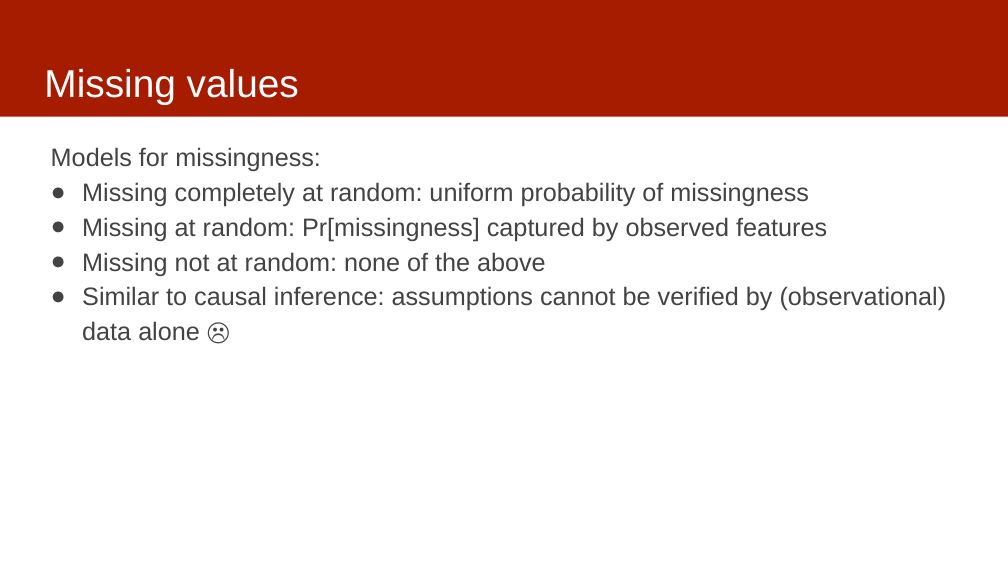
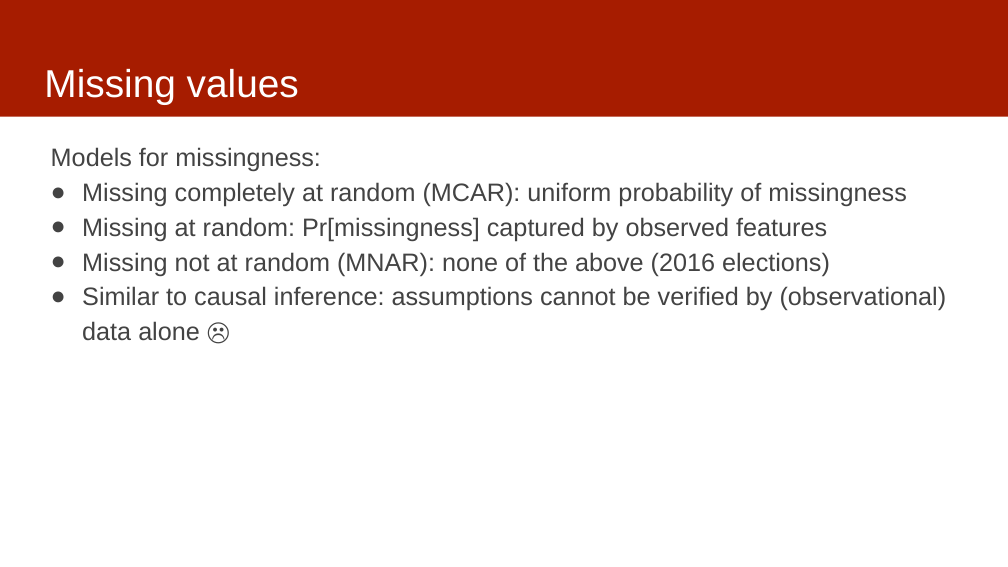
Before and after one commit to dssg/MLinPractice, a slide deck: slide 29 of Lectures/Lecture7-Features.pptx (slide 27 before the commit). Drawn at 1008x567 pixels with LibreOffice and Linux fonts; fonts in the diff are those of the drawing. Boxes give left, top, right and bottom in pixels: in the first picture for what was removed or moved away, otherwise in the second. Text is boxed around its words. In the diff, an @@ line names an element or a change of style, - is before the commit and + after.

Commit message:
updated

```diff
--- a/Lectures/Lecture7-Features.pptx
+++ b/Lectures/Lecture7-Features.pptx
@@ text at [82, 182, 907, 207]: text changed @@
-● Missing completely at random: uniform probability of missingness
+● Missing completely at random (MCAR): uniform probability of missingness
@@ text at [82, 252, 830, 276]: text changed @@
-● Missing not at random: none of the above
+● Missing not at random (MNAR): none of the above (2016 elections)
```
Also in this commit, not shown: 2 other slides changed, 3 slides added.
